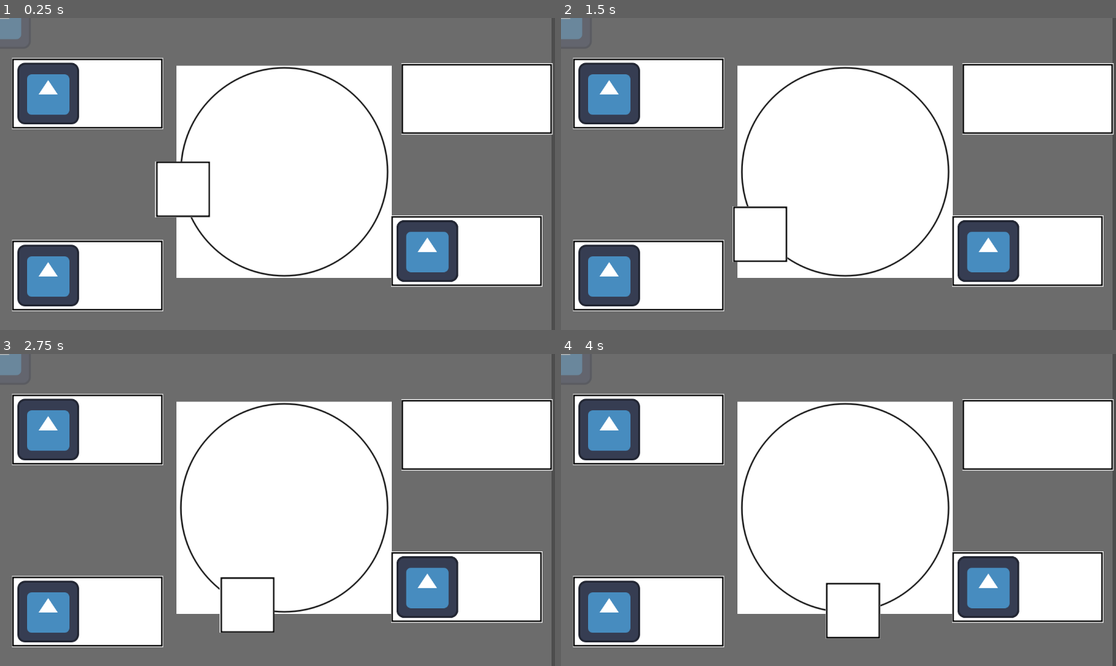
Above: before the commit, frames 1-4 (two rows, left to right).
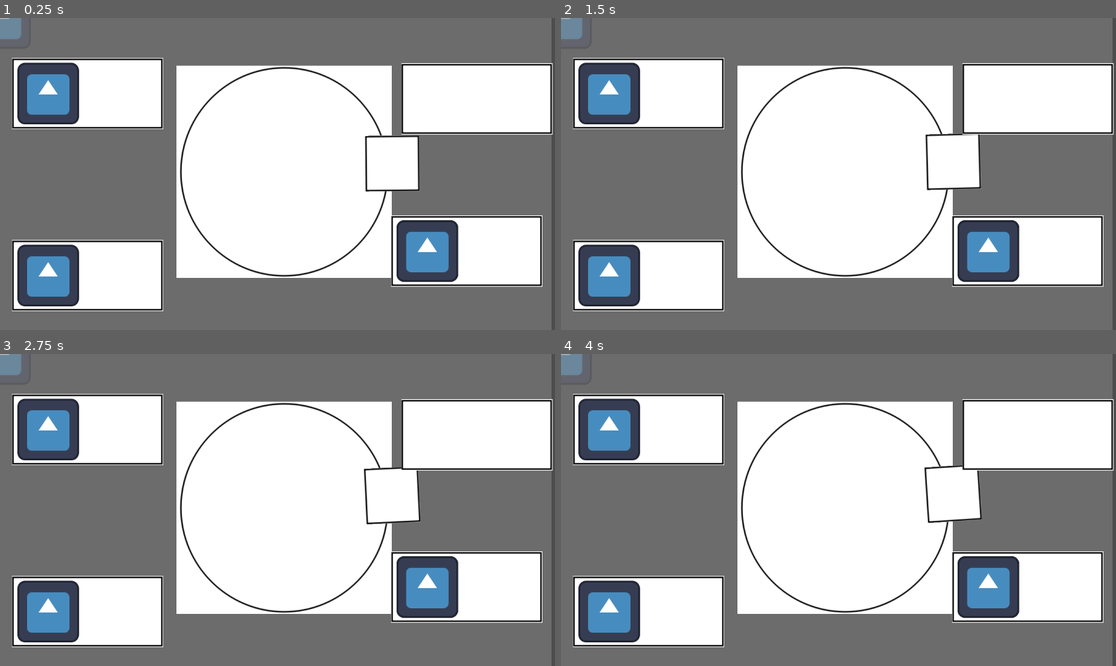
Above: after the commit, the same moments.

Repository: tehelka-gamedev/gmtk-2025
Game: Godot game, scene res://main.tscn
Two runs of this game, one before a commit and one after it. Both use one fixed random seed, a clock stepped at 60 frames per second and the inputs below. The engine's default icon, where the game draws it, is replaced by a stand-in: a white triangle on a blue panel in a dark square.
Inputs:
- Up to frame 1 (0.25 s): no input
- Up to frame 2 (1.5 s): hold D (open_right_door) 0.53-1.28 s; tap Space (elevator_toggle_movement) at 0.6, 1.35 s; tap Enter at 1.25 s; hold A (open_left_door) from 1.28 s (still down)
- Up to frame 3 (2.75 s): release A (open_left_door) at 2.03 s; hold D (open_right_door) from 2.03 s (still down); tap Space (elevator_toggle_movement) at 2.1 s
- Up to frame 4 (4 s): tap Space (elevator_toggle_movement) at 2.75, 2.85, 3.6 s; tap Enter at 3.5 s; release D (open_right_door) at 3.53 s; hold A (open_left_door) from 3.53 s (still down)

The runs differ from the first frame. In frame 1, 2.0% of the frame differs, in the area x 27-76%, y 37-64%; in frame 2, 1.5%; in frame 3, 1.9%; in frame 4, 2.0%, in the area x 47-76%, y 35-92%.

Commit message:
Make Elevator not use a pathFollow and instead handle its rotation by itself. Some sort of basic snapping too

Diff:
--- a/godot/main.tscn
+++ b/godot/main.tscn
@@ -6,16 +6,9 @@
 [ext_resource type="PackedScene" uid="uid://bixriv415q58j" path="res://objects/elevator.tscn" id="3_7mycd"]
 [ext_resource type="PackedScene" uid="uid://dd5giy7mmmmxe" path="res://objects/room.tscn" id="4_272bh"]
 
-[sub_resource type="Curve2D" id="Curve2D_xl2fy"]
-_data = {
-"points": PackedVector2Array(-11.759, -203.795, 11.759, 203.795, 374, 306, -89.0288, -5.40754, 89.0288, 5.40754, 593, 533, 1.84168, 92.5022, -1.84168, -92.5022, 800, 338, 152.266, -5.71385, -152.266, 5.71385, 589, 101, 4.13223, -85.9504, -4.13223, 85.9504, 374, 306)
-}
-point_count = 5
-
-[node name="Main" type="Node2D" node_paths=PackedStringArray("elevator", "path_follow")]
+[node name="Main" type="Node2D" node_paths=PackedStringArray("elevator")]
 script = ExtResource("1_lquwl")
-elevator = NodePath("World/Path2D/PathFollow2D/Elevator")
-path_follow = NodePath("World/Path2D/PathFollow2D")
+elevator = NodePath("World/Elevator")
 
 [node name="NPC" parent="." instance=ExtResource("1_1bvp3")]
 
@@ -30,14 +23,10 @@
 position = Vector2(590, 320)
 texture = ExtResource("2_lquwl")
 
-[node name="Path2D" type="Path2D" parent="World"]
-curve = SubResource("Curve2D_xl2fy")
-
-[node name="PathFollow2D" type="PathFollow2D" parent="World/Path2D"]
-position = Vector2(374, 306)
-rotates = false
-
-[node name="Elevator" parent="World/Path2D/PathFollow2D" instance=ExtResource("3_7mycd")]
+[node name="Elevator" parent="World" instance=ExtResource("3_7mycd")]
+position = Vector2(594, 304)
+distance_to_pivot_point = 220.0
+snap_duration = 2.0
 
 [node name="Rooms" type="Node2D" parent="."]
 
--- a/godot/objects/elevator.gd
+++ b/godot/objects/elevator.gd
@@ -1,3 +1,4 @@
+@tool
 extends RoomBase
 class_name Elevator
 
@@ -5,22 +6,105 @@
 signal right_door_opened
 signal toggle_movement_requested
 
-@export var speed: float = 200.0
+@export var distance_to_pivot_point:float = 300 :
+    set(value):
+        distance_to_pivot_point = value
+        if inner_pivot:
+            print("move elevator")
+            inner_pivot.position.x = distance_to_pivot_point
+
+@export var speed: float = 2.0
 @export var moving: bool = true
-
-func _process(_delta) -> void:
-	if Input.is_action_just_pressed("elevator_toggle_movement"):
-		toggle_movement_requested.emit()
-		moving = not moving
+@export var snap_duration: float = 2.0
 
 
-func _unhandled_input(event: InputEvent) -> void:
-	if not moving:
-		if event.is_action_pressed("open_left_door"):
-			# play open_left_door_animation
-			# await open_left_door_animation.finished
-			left_door_opened.emit()
-		elif event.is_action_pressed("open_right_door"):
-			# play open_right_door_animation
-			# await open_right_door_animation.finished
-			right_door_opened.emit()
+@export_category("Editor variables")
+@export var inner_pivot:Node2D = null # Where the sprite and object actually is
+@export var room_detector:Area2D = null
+@export var look_at_helper:Node2D = null # used to help in rotation computation
+
+@export_category("Debug")
+@export var show_trajectory: bool = false :
+    set(value):
+        show_trajectory = value
+
+var _snapping: bool = false
+var _tween: Tween = null
+
+func _ready() -> void:
+    if not room_detector:
+        push_error("No room detector in elevator!")
+        return
+    if not inner_pivot:
+        push_error("No inner pivot in elevator!")
+        return
+    if not look_at_helper:
+        push_error("No look_at_helper in elevator!")
+        return
+
+    room_detector.body_entered.connect(_on_body_entered)
+
+
+
+func _process(delta: float) -> void:
+    if Engine.is_editor_hint():
+        _process_editor()
+    else:
+        _process_game(delta)
+
+func _process_editor() -> void:
+    queue_redraw()
+
+func _process_game(delta: float) -> void:
+    if Input.is_action_just_pressed("elevator_toggle_movement"):
+        toggle_movement_requested.emit()
+        moving = not moving
+
+    if not moving:
+        if Input.is_action_just_pressed("open_left_door"):
+            # play open_left_door_animation
+            # await open_left_door_animation.finished
+            left_door_opened.emit()
+        elif Input.is_action_just_pressed("open_right_door"):
+            # play open_right_door_animation
+            # await open_right_door_animation.finished
+            right_door_opened.emit()
+
+    if _snapping:
+        return
+    if moving:
+        rotation_degrees -= delta * speed
+
+func _draw():
+    if Engine.is_editor_hint():
+        if show_trajectory:
+            var filled:bool = false
+            draw_circle(Vector2.ZERO, distance_to_pivot_point, Color.RED, filled)
+
+func _on_body_entered(body: Node2D):
+    print("BODY ! %s" % body)
+    snap_to_room(body)
+
+# for now, just typehint Node2D since we actually give the PhysicsBody2D and not the room...
+func snap_to_room(room: Node2D) -> void:
+    _snapping = true
+    moving = false
+    look_at_helper.look_at(room.global_position)
+    var target_rotation:float = look_at_helper.global_rotation
+
+    if rotation < 0:
+        target_rotation -= 2*PI
+
+    print("From %s to %s !" % [rotation, target_rotation])
+
+
+
+    _tween = get_tree().create_tween()
+    _tween.tween_property(self, "rotation", target_rotation, snap_duration)
+    _tween.set_trans(Tween.TRANS_ELASTIC)
+    _tween.set_ease(Tween.EASE_IN)
+
+    _tween.finished.connect(_on_snap_finished)
+
+func _on_snap_finished() -> void:
+    print("Snap finished!")
--- a/godot/objects/elevator.tscn
+++ b/godot/objects/elevator.tscn
@@ -1,13 +1,30 @@
-[gd_scene load_steps=3 format=3 uid="uid://bixriv415q58j"]
+[gd_scene load_steps=4 format=3 uid="uid://bixriv415q58j"]
 
 [ext_resource type="Texture2D" uid="uid://c46t4mgyx75iv" path="res://sprites/elevator.png" id="1_581l7"]
 [ext_resource type="Script" uid="uid://swsjnrl4wcgr" path="res://objects/elevator.gd" id="1_ogmrx"]
 
-[node name="Elevator" type="Node2D"]
+[sub_resource type="RectangleShape2D" id="RectangleShape2D_ogmrx"]
+size = Vector2(55, 112)
+
+[node name="Elevator" type="Node2D" node_paths=PackedStringArray("inner_pivot", "room_detector", "look_at_helper")]
 script = ExtResource("1_ogmrx")
-metadata/_edit_group_ = true
+snap_duration = null
+inner_pivot = NodePath("Pivot/InnerPivot")
+room_detector = NodePath("Pivot/InnerPivot/RoomDetector")
+look_at_helper = NodePath("lookAtHelper")
 
 [node name="Pivot" type="Node2D" parent="."]
 
-[node name="Elevator" type="Sprite2D" parent="Pivot"]
+[node name="InnerPivot" type="Node2D" parent="Pivot"]
+position = Vector2(300, 0)
+
+[node name="Elevator" type="Sprite2D" parent="Pivot/InnerPivot"]
 texture = ExtResource("1_581l7")
+
+[node name="RoomDetector" type="Area2D" parent="Pivot/InnerPivot"]
+
+[node name="CollisionShape2D" type="CollisionShape2D" parent="Pivot/InnerPivot/RoomDetector"]
+position = Vector2(39.5, 0)
+shape = SubResource("RectangleShape2D_ogmrx")
+
+[node name="lookAtHelper" type="Node2D" parent="."]
--- a/godot/objects/room.tscn
+++ b/godot/objects/room.tscn
@@ -1,9 +1,12 @@
-[gd_scene load_steps=5 format=3 uid="uid://dd5giy7mmmmxe"]
+[gd_scene load_steps=6 format=3 uid="uid://dd5giy7mmmmxe"]
 
 [ext_resource type="Texture2D" uid="uid://bdg4laa3wc80a" path="res://sprites/room.png" id="1_2vtrl"]
 [ext_resource type="Script" uid="uid://bc64r08fcwb8g" path="res://objects/room.gd" id="1_d4lmf"]
 [ext_resource type="Script" uid="uid://5gunqk2qmled" path="res://objects/slot_manager.gd" id="3_lvljb"]
 [ext_resource type="Script" uid="uid://cjd6a7ud0c8av" path="res://objects/slot.gd" id="4_4d8i4"]
+
+[sub_resource type="RectangleShape2D" id="RectangleShape2D_d4lmf"]
+size = Vector2(28, 140)
 
 [node name="Room" type="Node2D" node_paths=PackedStringArray("slot_manager")]
 script = ExtResource("1_d4lmf")
@@ -17,6 +20,12 @@
 
 [node name="Room" type="Sprite2D" parent="Pivot"]
 texture = ExtResource("1_2vtrl")
+
+[node name="StaticBody2D" type="StaticBody2D" parent="Pivot"]
+
+[node name="CollisionShape2D" type="CollisionShape2D" parent="Pivot/StaticBody2D"]
+position = Vector2(145, -1)
+shape = SubResource("RectangleShape2D_d4lmf")
 
 [node name="SlotManager" type="Node2D" parent="."]
 script = ExtResource("3_lvljb")
--- a/godot/scripts/game_manager.gd
+++ b/godot/scripts/game_manager.gd
@@ -4,32 +4,19 @@
 
 @export var starting_npc_count: int = 5
 @export var elevator: Elevator = null
-@export var path_follow: PathFollow2D = null
-
 @onready var rooms: Array[Node] = $Rooms.get_children()
 @onready var _npcs: Node2D = $NPCs
 
 var current_npc_count: int = 0
-
 
 func _ready() -> void:
 	if elevator == null:
 		push_error("no elevator")
 		return
 
-	if path_follow == null:
-		push_error("no path follow")
-		return
 
 	for i in range(starting_npc_count):
 		_spawn_npc()
-
-
-func _process(delta) -> void:
-	# This part could be in a script of pathFollow2D probably...
-	if elevator.moving:
-		path_follow.progress += delta * elevator.speed
-
 
 func _spawn_npc() -> void:
 	var non_full_rooms: Array[Room] = []
--- a/godot/test_scene_tehelka.tscn
+++ b/godot/test_scene_tehelka.tscn
@@ -6,23 +6,16 @@
 [ext_resource type="PackedScene" uid="uid://bixriv415q58j" path="res://objects/elevator.tscn" id="3_fkhtt"]
 [ext_resource type="PackedScene" uid="uid://dd5giy7mmmmxe" path="res://objects/room.tscn" id="4_7yu2k"]
 [ext_resource type="Script" uid="uid://5gunqk2qmled" path="res://objects/slot_manager.gd" id="5_7yu2k"]
-[ext_resource type="Script" uid="uid://cjd6a7ud0c8av" path="res://objects/slot.gd" id="6_xl2fy"]
 
-[sub_resource type="Curve2D" id="Curve2D_xl2fy"]
-_data = {
-"points": PackedVector2Array(-11.759, -203.795, 11.759, 203.795, 374, 306, -89.0288, -5.40754, 89.0288, 5.40754, 593, 533, 1.84168, 92.5022, -1.84168, -92.5022, 800, 338, 152.266, -5.71385, -152.266, 5.71385, 589, 101, 4.13223, -85.9504, -4.13223, 85.9504, 374, 306)
-}
-point_count = 5
-
-[node name="TestSceneTehelka" type="Node2D" node_paths=PackedStringArray("elevator", "path_follow", "rooms")]
+[node name="TestSceneTehelka" type="Node2D" node_paths=PackedStringArray("elevator")]
 script = ExtResource("1_gtmcs")
-elevator = NodePath("World/Path2D/PathFollow2D/Elevator")
-path_follow = NodePath("World/Path2D/PathFollow2D")
-rooms = [NodePath("World/Room")]
+elevator = NodePath("World/Elevator")
+metadata/_edit_lock_ = true
 
 [node name="NPC" parent="." instance=ExtResource("1_3mla1")]
 
 [node name="World" type="Node2D" parent="."]
+metadata/_edit_lock_ = true
 
 [node name="ColorRect" type="ColorRect" parent="World"]
 offset_right = 1145.0
@@ -33,34 +26,14 @@
 position = Vector2(590, 320)
 texture = ExtResource("2_fkhtt")
 
-[node name="Path2D" type="Path2D" parent="World"]
-curve = SubResource("Curve2D_xl2fy")
-
-[node name="PathFollow2D" type="PathFollow2D" parent="World/Path2D"]
-position = Vector2(374, 306)
-rotates = false
-
-[node name="Elevator" parent="World/Path2D/PathFollow2D" instance=ExtResource("3_fkhtt")]
+[node name="Elevator" parent="World" instance=ExtResource("3_fkhtt")]
+position = Vector2(590, 320)
+distance_to_pivot_point = 220.0
+speed = 90.0
+snap_duration = 2.0
 
 [node name="Room" parent="World" instance=ExtResource("4_7yu2k")]
-position = Vector2(182, 535)
+position = Vector2(186, 320)
 
-[node name="SlotManager" type="Node2D" parent="World/Room"]
+[node name="SlotManager2" type="Node2D" parent="World/Room"]
 script = ExtResource("5_7yu2k")
-
-[node name="Slot" type="Marker2D" parent="World/Room/SlotManager"]
-position = Vector2(-100, 53)
-gizmo_extents = 20.0
-script = ExtResource("6_xl2fy")
-
-[node name="Slot2" type="Marker2D" parent="World/Room/SlotManager"]
-position = Vector2(-33, 53)
-gizmo_extents = 20.0
-
-[node name="Slot3" type="Marker2D" parent="World/Room/SlotManager"]
-position = Vector2(35, 53)
-gizmo_extents = 20.0
-
-[node name="Slot4" type="Marker2D" parent="World/Room/SlotManager"]
-position = Vector2(99, 53)
-gizmo_extents = 20.0
Not shown: 1 places in godot/main.tscn that only renumber resources
Not shown: 1 places in godot/test_scene_tehelka.tscn that only renumber resources
